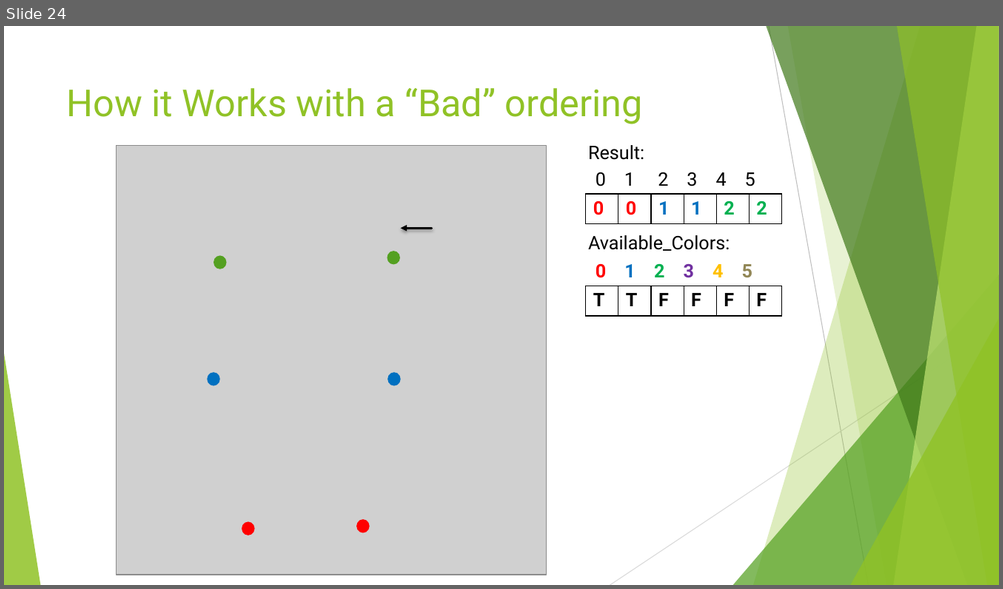
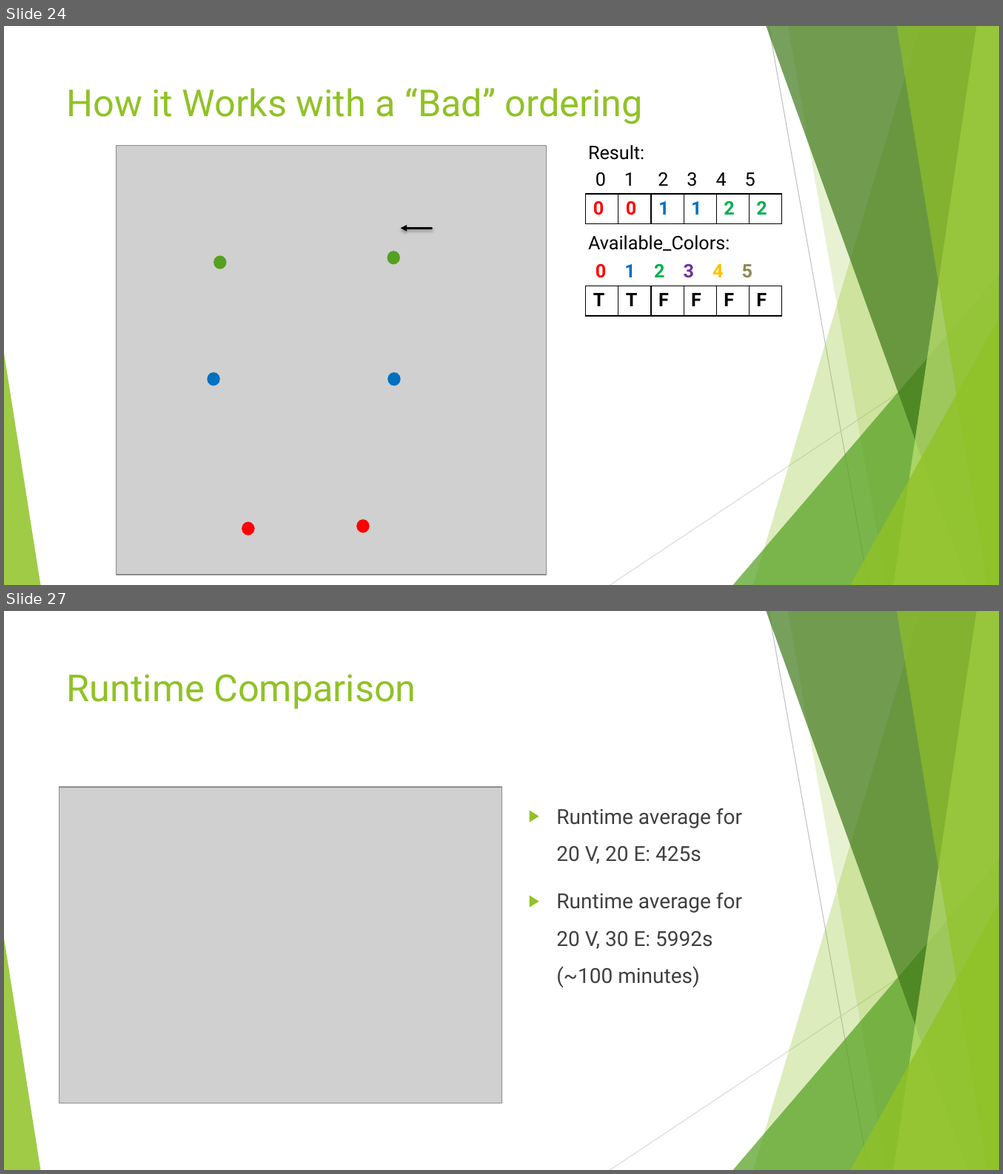
Before and after one commit to pearceag/Min_Coloring_Graph, a slide deck: presentations/Approximation_Presentation.pptx. Shown one above the other, each under a label of ours: slide 24 before the commit, slides 24 and 27 after it; the slides between them are not shown. The pictures are 1003x589 and 1003x1174 pixels, drawn with LibreOffice and Linux fonts; fonts in the diff are those of the drawing; grey boxes stand for pictures. Boxes give left, top, right and bottom in pixels: in the first picture for what was removed or moved away, otherwise in the second. Text is boxed around its words. In the diff, an @@ line names an element or a change of style, - is before the commit and + after.

```diff
--- a/presentations/Approximation_Presentation.pptx
+++ b/presentations/Approximation_Presentation.pptx
@@ slide 27 added at [4, 611, 999, 1170], background #FFFFFF; not listed: 10 template elements that a slide beside it also shows @@
@@ title added at [67, 674, 415, 709], 36 pt, text #90C226 @@
+Runtime Comparison
@@ picture added at [60, 787, 502, 1104] @@
@@ text added at [556, 808, 742, 988], 20 pt, text #404040 @@
+▶ Runtime average for 20 V, 20 E: 425s
+▶ Runtime average for 20 V, 30 E: 5992s (~100 minutes)
```
Also in this commit, not shown: 1 slide changed, 5 other slides added, 5 slides removed, 6 other files.
